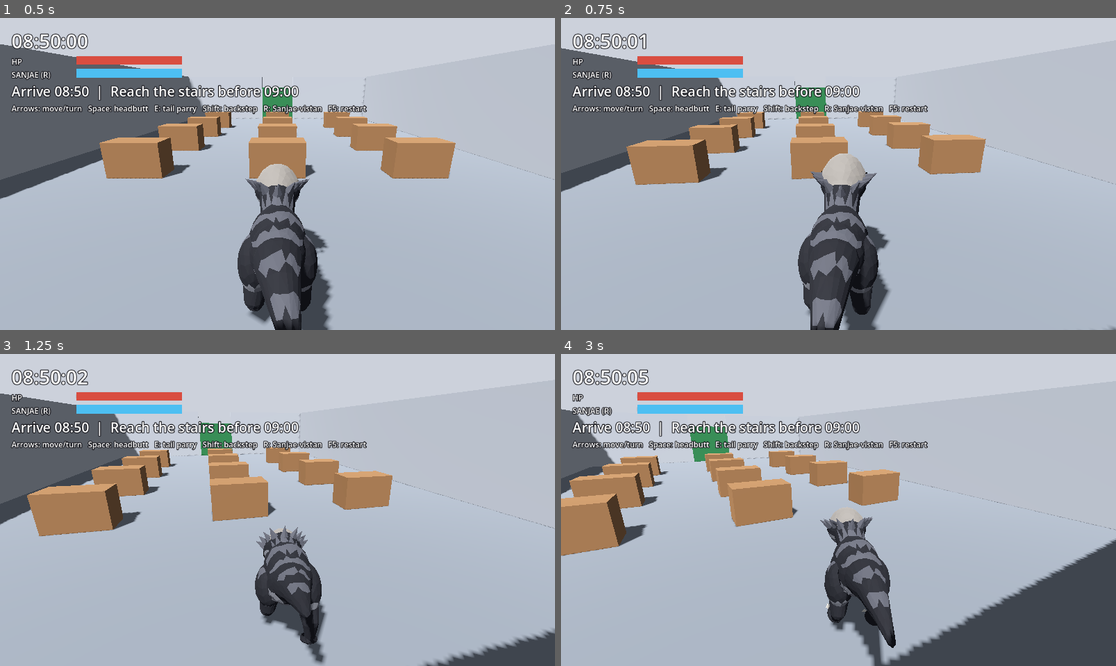
Above: before the commit, frames 1-4 (two rows, left to right).
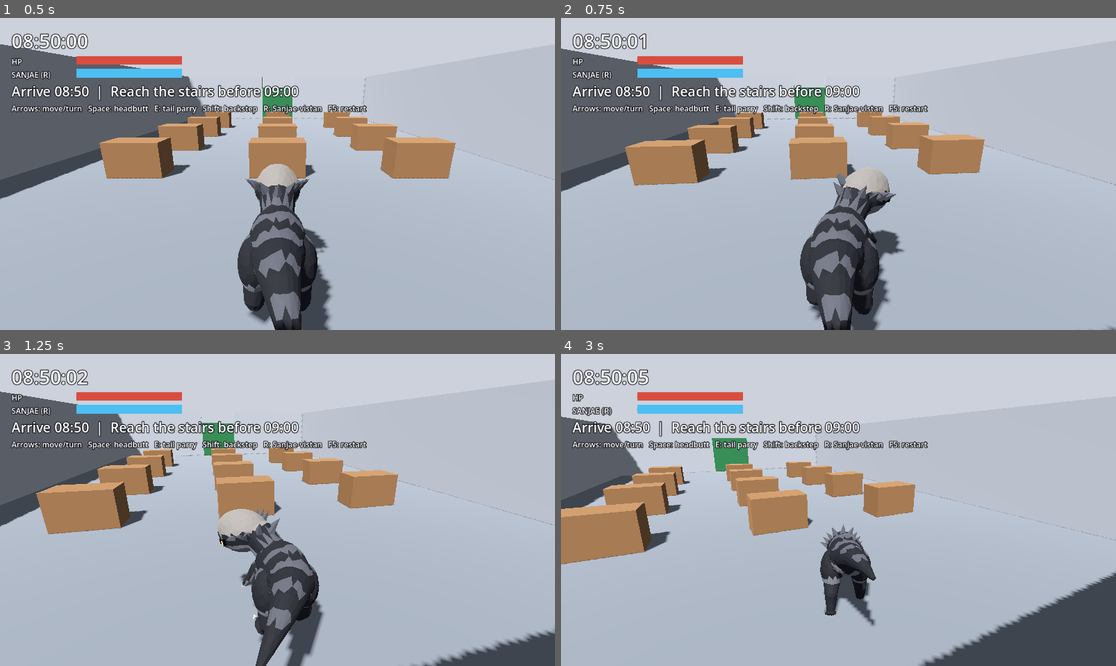
Above: after the commit, the same moments.

Repository: junhyeon-Lee/ram
Game: Godot game, scene res://game/main.tscn
Same seed, same stepped clock (60 frames per second), same inputs: the game is played once before the commit and once after it.
Inputs:
- Up to frame 1 (0.5 s): no input
- Up to frame 2 (0.75 s): hold Right (turn_right) from 0.53 s (still down); tap Space (attack) at 0.6 s
- Up to frame 3 (1.25 s): keep holding Right (turn_right); tap R (sanjae) at 0.8 s
- Up to frame 4 (3 s): release Right (turn_right) at 1.28 s; hold Shift (backstep) 1.28-2.03 s; tap R (sanjae) at 1.35, 2.3 s; tap Space (attack) at 1.55, 2.1 s; hold Right (turn_right) 2.03-2.78 s; hold Up (move_forward) from 2.78 s (still down); tap E (guard) at 2.85 s

Frame 1 is identical in both runs. In frame 2, 3.9% of the frame differs, in the area x 0-100%, y 9-100%; in frame 3, 6.9%; in frame 4, 16%, in the area x 0-100%, y 17-100%.

Commit message:
박치기 4종 번갈아 쓰기, 공중제비 패링, 히트스톱·화면 흔들림
레퍼런스(docs/references/motion.md)를 바탕으로:
- rig_dino.py: Attack_RearSlam(일어섰다 내리찍기)·Attack_LowCharge(낮은 돌진)·Attack_FlankButt(옆구리 들이받기)·Attack_Shove(세 번 밀어붙이기), 맞는 순간 목·꼬리 충격 흔들림. 공격 끝 자리에서 멈춤
- Parry_Tail 을 앞 공중제비로: 0.85m 도약, 몸을 말아 골반 뼈로 한 바퀴, 꼬리는 정점까지 접었다가 내리침, 착지 뒤 튕김
- player.gd: Space 마다 4종을 겹치지 않게 번갈아, 동작별 맞는 순간·세기, 판정을 돌머리 위치로, 맞은 쪽으로 날림. 밀어붙이기는 날리지 않고 밀고 감
- 히트스톱(0.035~0.10초)과 화면 흔들림(follow_camera.add_shake). 아무것도 안 맞으면 멈추지 않음
- smoke_test: 4종 각각 책상 맞히기(밀어붙이기는 3번에 부숨), 히트스톱·흔들림, 번갈아 쓰기 규칙, 공중제비(뒤집힘·0.85m 도약·카메라 고정·똑바로 착지). 3회 연속 PASS
- README·design.md·handoff.md 갱신, 동작 GIF와 플레이 녹화

Co-Authored-By: Claude Opus 5.5 <noreply@anthropic.com>
Claude-Session: https://claude.ai/code/session_01C18rXoeM23Pt4Ftw7Ktm52

Diff:
--- a/game/camera/follow_camera.gd
+++ b/game/camera/follow_camera.gd
@@ -12,6 +12,8 @@
 @export var wall_margin := 0.25       # 벽에 막히면 벽 안쪽으로 이만큼 띄운다
 
 var _yaw := 0.0
+var shake := 0.0                     # 화면 흔들림 세기 (m). 박치기가 맞으면 커졌다가 빠르게 줄어든다
+@export var shake_decay := 9.0
 
 
 func _ready() -> void:
@@ -31,6 +33,15 @@
 	global_position = _clear_of_walls(next)
 	var fwd := Vector3(-sin(_yaw), 0.0, -cos(_yaw))
 	look_at(target.global_position + fwd * look_ahead + Vector3.UP * look_height)
+	# 흔들림은 카메라 자리를 바꾸지 않고 화면만 흔든다 (다음 프레임 위치 계산에 쌓이지 않게)
+	h_offset = randf_range(-1.0, 1.0) * shake
+	v_offset = randf_range(-1.0, 1.0) * shake
+	shake = maxf(0.0, shake - shake * shake_decay * real_delta - 0.002)
+
+
+## 박치기가 맞았을 때 부른다. 세기는 더해지되 너무 커지지 않게 한다.
+func add_shake(amount: float) -> void:
+	shake = minf(shake + amount, 0.35)
 
 
 func _desired_position() -> Vector3:
--- a/game/player/player.gd
+++ b/game/player/player.gd
@@ -1,6 +1,6 @@
 ## Ram — 플레이어 조작
 ## 방향키: 위·아래 앞뒤 이동, 좌우 몸 돌리기 (카메라가 따라 돈다)
-## Space 박치기 · E 꼬리 패링 · Shift 백스텝 · R 산재비스탄(시간 감속)
+## Space 박치기(4종 번갈아) · E 공중제비 꼬리 패링 · Shift 백스텝 · R 산재비스탄(시간 감속)
 class_name RamPlayer
 extends CharacterBody3D
 
@@ -14,11 +14,18 @@
 @export var turn_speed_deg := 150.0   # 도/초
 @export var gravity := 20.0
 
-# 박치기 판정: 동작 시작 후 이 구간(초)에 머리 앞을 한 번 검사한다
-const HIT_WINDOW := Vector2(0.36, 0.52)
-const HIT_RADIUS := 0.75
-const HIT_REACH := 1.2
-const HIT_KICK := 6.5                 # 맞은 물체에 주는 속도 변화 (m/s, 무게와 상관없이)
+# 박치기 4종: Space 를 누를 때마다 넷이 겹치지 않게 번갈아 나온다 (docs/references/motion.md)
+const ATTACK_VARIANTS := ["Attack_RearSlam", "Attack_LowCharge", "Attack_FlankButt", "Attack_Shove"]
+# hits: 맞는 순간(동작 시작 후 초, Blender 프레임 기준 (f-1)/30), stop: 히트스톱(실제 초),
+# shake: 화면 흔들림 세기, kick: 맞은 물체에 주는 속도 변화(m/s, 무게와 상관없이), up: 위로 띄우는 비율(기본 0.35)
+const ATTACKS := {
+	"Attack_RearSlam": {"hits": [0.50], "stop": 0.10, "shake": 0.22, "kick": 8.0},
+	"Attack_LowCharge": {"hits": [0.333], "stop": 0.07, "shake": 0.15, "kick": 7.0},
+	"Attack_FlankButt": {"hits": [0.367], "stop": 0.06, "shake": 0.12, "kick": 6.5},
+	# 밀어붙이기는 날리지 않고 Ram 걸음(0.25m)만큼씩 밀고 간다: 약하게, 위로 띄우지 않게
+	"Attack_Shove": {"hits": [0.367, 0.633, 0.90], "stop": 0.035, "shake": 0.06, "kick": 1.6, "up": 0.0},
+}
+const HIT_RADIUS := 0.75              # 돌머리 둘레 판정 반지름
 
 # 산재비스탄: 주변(과 9시 시계)을 느리게, Ram 은 그대로. 쓸 때마다 체력이 조금 깎인다(산재).
 const SANJAE_SCALE := 0.3
@@ -33,8 +40,14 @@
 var _sanjae_left := 0.0
 var _state := State.MOVE
 var _action_time := 0.0
-var _hit_done := false
+var _hits_done := 0                   # 이번 동작에서 지나간 '맞는 순간' 수
 var _current_action := ""
+var _attack_bag: Array = []
+var _last_attack := ""
+var _hitstop_left := 0.0
+var hitstop_count := 0                # 점검용: 히트스톱이 걸린 횟수
+var _skeleton: Skeleton3D
+var _head_bone := -1
 
 var _model: Node3D
 var _anim: AnimationPlayer
@@ -65,6 +78,8 @@
 	# 대시·백스텝·패링은 root 뼈가 움직인다 → 그 움직임을 몸(CharacterBody) 이동으로 옮긴다
 	_anim.root_motion_track = NodePath("RamRig/Skeleton3D:root")
 	_anim.animation_finished.connect(_on_animation_finished)
+	_skeleton = _model.find_child("Skeleton3D", true, false)
+	_head_bone = _skeleton.find_bone("head")
 	for anim_name in _anim.get_animation_list():
 		var a := _anim.get_animation(anim_name)
 		for i in a.get_track_count():
@@ -83,11 +98,19 @@
 	else:
 		velocity.y = 0.0
 
-	match _state:
-		State.MOVE:
-			_move(real_delta)
-		State.ACTION:
-			_action(real_delta)
+	if _hitstop_left > 0.0:
+		# 히트스톱: 맞은 순간 Ram 의 동작·이동을 잠깐 멈춘다 (타격감)
+		_hitstop_left -= real_delta
+		velocity.x = 0.0
+		velocity.z = 0.0
+		if _hitstop_left <= 0.0:
+			_anim.speed_scale = _base_anim_speed()
+	else:
+		match _state:
+			State.MOVE:
+				_move(real_delta)
+			State.ACTION:
+				_action(real_delta)
 
 	# CharacterBody 는 엔진 delta 로 움직이므로, 느려진 만큼 속도를 키워 실제 속도를 지킨다
 	var v := velocity
@@ -114,7 +137,7 @@
 		_play("Idle")
 
 	if Input.is_action_just_pressed("attack"):
-		_start_action("Attack_Slam")
+		_start_action(_next_attack())
 	elif Input.is_action_just_pressed("backstep"):
 		_start_action("Backstep")
 	elif Input.is_action_just_pressed("guard"):
@@ -127,7 +150,7 @@
 	_state = State.ACTION
 	_current_action = anim_name
 	_action_time = 0.0
-	_hit_done = false
+	_hits_done = 0
 	_play(anim_name, 0.05)
 	_spin_prev = _root_yaw()
 	_visual_spin = 0.0
@@ -152,25 +175,58 @@
 	else:
 		rotate_y(dyaw)
 
-	if _current_action.begins_with("Attack") and not _hit_done \
-			and _action_time >= HIT_WINDOW.x and _action_time <= HIT_WINDOW.y:
-		_hit_done = true
-		_headbutt_hit()
-
-
-func _headbutt_hit() -> void:
-	var forward := -global_transform.basis.z
-	var center := global_position + forward * HIT_REACH + Vector3.UP * 0.8
+	var spec: Dictionary = ATTACKS.get(_current_action, {})
+	var hits: Array = spec.get("hits", [])
+	if _hits_done < hits.size() and _action_time >= hits[_hits_done]:
+		_hits_done += 1
+		_headbutt_hit(spec)
+
+
+## 다음 박치기: 네 가지를 섞어 한 바퀴씩 쓰고, 바로 앞과 같은 것은 연달아 나오지 않게 한다
+func _next_attack() -> String:
+	if _attack_bag.is_empty():
+		_attack_bag = ATTACK_VARIANTS.duplicate()
+		_attack_bag.shuffle()
+		if _attack_bag[0] == _last_attack:
+			_attack_bag.push_back(_attack_bag.pop_front())
+	_last_attack = _attack_bag.pop_front()
+	return _last_attack
+
+
+## 돌머리 둘레를 검사해 맞은 물체를 날린다. 하나라도 맞으면 히트스톱 + 화면 흔들림.
+func _headbutt_hit(spec: Dictionary) -> void:
+	var head := _skeleton.get_bone_global_pose(_head_bone)
+	# head 뼈는 목 끝에서 코끝 쪽으로 뻗는다. 돌머리 가운데는 뼈 시작점에서 조금 앞
+	var dome := _skeleton.global_transform * (head.origin + head.basis.y.normalized() * 0.25)
 	var query := PhysicsShapeQueryParameters3D.new()
 	var sphere := SphereShape3D.new()
 	sphere.radius = HIT_RADIUS
 	query.shape = sphere
-	query.transform = Transform3D(Basis(), center)
+	query.transform = Transform3D(Basis(), dome)
 	query.exclude = [get_rid()]
+	var kick: float = spec.get("kick", 6.5)
+	var landed := false
 	for hit in get_world_3d().direct_space_state.intersect_shape(query, 16):
 		var body: Object = hit.collider
 		if body.has_method("take_headbutt"):
-			body.take_headbutt(forward * HIT_KICK + Vector3.UP * HIT_KICK * 0.35)
+			# Ram 에서 맞은 물체 쪽으로 날린다 (옆구리 들이받기는 옆으로 날아간다)
+			var dir: Vector3 = (body.global_position - global_position) * Vector3(1, 0, 1)
+			if dir.length() < 0.01:
+				dir = -global_transform.basis.z
+			dir = dir.normalized()
+			body.take_headbutt(dir * kick + Vector3.UP * kick * float(spec.get("up", 0.35)))
+			landed = true
+	if landed:
+		_hitstop_left = spec.get("stop", 0.05)
+		hitstop_count += 1
+		_anim.speed_scale = 0.0
+		var cam := get_viewport().get_camera_3d()
+		if cam and cam.has_method("add_shake"):
+			cam.add_shake(spec.get("shake", 0.1))
+
+
+func _base_anim_speed() -> float:
+	return 1.0 / SANJAE_SCALE if _sanjae_left > 0.0 else 1.0
 
 
 func activate_sanjae() -> void:
@@ -179,7 +235,8 @@
 	sanjae_gauge = 0.0
 	_sanjae_left = SANJAE_REAL_SECONDS
 	Engine.time_scale = SANJAE_SCALE
-	_anim.speed_scale = 1.0 / SANJAE_SCALE
+	if _hitstop_left <= 0.0:
+		_anim.speed_scale = 1.0 / SANJAE_SCALE
 	hp = maxf(1.0, hp - SANJAE_HP_COST)   # 산재: 몸이 상한다 (끌려가지는 않음)
 	hp_changed.emit(hp)
 
@@ -190,7 +247,8 @@
 		if _sanjae_left <= 0.0:
 			_sanjae_left = 0.0
 			Engine.time_scale = 1.0
-			_anim.speed_scale = 1.0
+			if _hitstop_left <= 0.0:
+				_anim.speed_scale = 1.0
 	else:
 		sanjae_gauge = minf(1.0, sanjae_gauge + SANJAE_RECHARGE * real_delta)
 	sanjae_changed.emit(sanjae_gauge, _sanjae_left > 0.0)
--- a/tools/godot/smoke_test.gd
+++ b/tools/godot/smoke_test.gd
@@ -54,20 +54,65 @@
 				_check(dyaw > deg_to_rad(55) and dyaw < deg_to_rad(95), "turn left 0.5s (~75 deg, got %.1f)" % rad_to_deg(dyaw))
 				p.global_rotation.y = _mark.yaw   # 다시 정면으로
 				_next()
-		3:  # 책상 바로 앞으로 옮겨 박치기
-			if _t < 0.05:
-				p.global_position = Vector3(0, 0.05, 11.0 - 7.0 + 1.6)
-				p.global_rotation.y = 0.0
-				_mark.desk = _main.get_node("Desk_0_1")
-				_mark.desk_pos = _mark.desk.global_position
-			elif _t < 0.1:
-				Input.action_press("attack")
-			elif _t < 0.15:
-				Input.action_release("attack")
-			elif _t > 1.4:
-				var desk: Breakable = _mark.desk
-				_check(desk.hits == 1, "headbutt hits the desk once (hits=%d)" % desk.hits)
-				_check(desk.global_position.distance_to(_mark.desk_pos) > 0.3, "desk is knocked away")
+		3:  # 박치기 4종: Space 로 하나 나오는지 보고, 넷을 차례로 새 책상에 쳐 본다
+			var variants: Array = RamPlayer.ATTACK_VARIANTS
+			var vi: int = _mark.get("vi", -1)
+			var cam3: FollowCamera = _main.get_node("Camera")
+			_mark.max_shake = maxf(_mark.get("max_shake", 0.0), cam3.shake)
+			if vi == -1:
+				# Space 를 누르면 네 가지 중 하나가 나온다
+				if _t < 0.05:
+					Input.action_press("attack")
+				elif not _mark.has("space_checked"):
+					_mark.space_checked = true
+					Input.action_release("attack")
+					_check(p._current_action in variants, "Space plays one of the 4 headbutts (%s)" % p._current_action)
+				elif p._state == 0 and _t > 0.3:
+					_mark.vi = 0
+					_mark.v_start = _t
+					_mark.hitstops = p.hitstop_count
+					_mark.results = []
+			elif vi < variants.size():
+				var t0: float = _mark.v_start
+				if _t - t0 < 0.02 and not _mark.has("v_spawned_%d" % vi):
+					_mark["v_spawned_%d" % vi] = true
+					p.global_position = Vector3(5.6, 0.05, 2.0)
+					p.global_rotation.y = 0.0
+					_main._breakable("TestDesk%d" % vi, Vector3(1.4, 0.9, 0.8), Vector3(5.6, 0.45, 0.5), Color(0.6, 0.5, 0.4))
+					_mark.desk = _main.get_node("TestDesk%d" % vi)
+					p._start_action(variants[vi])
+				elif _t - t0 > 0.2 and p._state == 0 and p._hitstop_left <= 0.0:
+					var d = _mark.desk
+					var hits: int = 99 if not is_instance_valid(d) else d.hits
+					_mark.results.append([variants[vi], hits])
+					if is_instance_valid(d):
+						d.queue_free()
+					_mark.vi = vi + 1
+					_mark.v_start = _t
+			else:
+				for r in _mark.results:
+					var want := "breaks the desk (3 hits)" if r[0] == "Attack_Shove" else "hits the desk"
+					var ok: bool = r[1] == 99 if r[0] == "Attack_Shove" else r[1] >= 1
+					_check(ok, "%s %s (hits=%s)" % [r[0], want, "broken" if r[1] == 99 else str(r[1])])
+				_check(p.hitstop_count - _mark.hitstops >= 4, "hitstop on every landed hit (%d)" % (p.hitstop_count - _mark.hitstops))
+				_check(_mark.max_shake > 0.05, "camera shakes on impact (max %.2f)" % _mark.max_shake)
+				# 번갈아 쓰기: 연달아 같은 박치기가 없고, 네 번마다 네 가지가 다 나온다
+				var seq: Array = []
+				p._attack_bag.clear()   # 한 바퀴 경계에 맞춰 검사
+				for i in 16:
+					seq.append(p._next_attack())
+				var no_repeat := true
+				for i in range(1, seq.size()):
+					if seq[i] == seq[i - 1]:
+						no_repeat = false
+				var all_four := true
+				for k in range(0, 16, 4):
+					var chunk := {}
+					for x in seq.slice(k, k + 4):
+						chunk[x] = true
+					if chunk.size() != 4:
+						all_four = false
+				_check(no_repeat and all_four, "attacks rotate: no back-to-back repeat, all 4 every 4 presses")
 				_next()
 		4:  # 백스텝: 뒤(+Z)로 약 0.65m
 			if _t < 0.05:
@@ -82,28 +127,35 @@
 				var d: Vector3 = p.global_position - _mark.pos
 				_check(d.z > 0.45 and d.z < 0.85, "backstep moves back ~0.65m (dz=%.2f)" % d.z)
 				_next()
-		5:  # 꼬리 패링: 겉모습(모델)만 한 바퀴 돌고, 몸 방향과 카메라는 그대로
+		5:  # 공중제비 패링: 몸(골반)이 공중에서 한 바퀴 구르고, 몸 방향과 카메라는 그대로
 			var cam: Camera3D = _main.get_node("Camera")
+			var sk5: Skeleton3D = p._model.find_child("Skeleton3D", true, false)
+			var pel := sk5.get_bone_global_pose(sk5.find_bone("pelvis"))
 			if _t < 0.05:
 				_mark.yaw = p.global_rotation.y
 				_mark.cam_yaw = cam.global_rotation.y
+				_mark.pel_axis = pel.basis.y.normalized()
+				_mark.pel_y = pel.origin.y
+				_mark.min_dot = 1.0
+				_mark.max_lift = 0.0
+				_mark.max_body = 0.0
+				_mark.max_cam = 0.0
 			elif _t < 0.1:
 				Input.action_press("guard")
 			elif _t < 0.15:
 				Input.action_release("guard")
-			elif _t > 0.5 and not _mark.has("mid_model"):
-				_mark.mid_model = p._model.rotation.y
-				_mark.mid_body = p.global_rotation.y
-				_mark.mid_cam = cam.global_rotation.y
-			elif _t > 1.4:
-				var spin := absf(wrapf(_mark.mid_model - PI, -PI, PI))
-				var body := absf(wrapf(_mark.mid_body - _mark.yaw, -PI, PI))
-				var cam_turn := absf(wrapf(_mark.mid_cam - _mark.cam_yaw, -PI, PI))
-				var end := absf(wrapf(p._model.rotation.y - PI, -PI, PI))
-				_check(spin > deg_to_rad(60), "parry spins the model (mid %.0f deg)" % rad_to_deg(spin))
-				_check(body < deg_to_rad(1), "parry keeps body facing (%.2f deg)" % rad_to_deg(body))
-				_check(cam_turn < deg_to_rad(1), "camera does not turn during parry (%.2f deg)" % rad_to_deg(cam_turn))
-				_check(end < deg_to_rad(1), "model back to front after parry (%.2f deg)" % rad_to_deg(end))
+			elif _t < 1.3:
+				_mark.min_dot = minf(_mark.min_dot, pel.basis.y.normalized().dot(_mark.pel_axis))
+				_mark.max_lift = maxf(_mark.max_lift, pel.origin.y - _mark.pel_y)
+				_mark.max_body = maxf(_mark.max_body, absf(wrapf(p.global_rotation.y - _mark.yaw, -PI, PI)))
+				_mark.max_cam = maxf(_mark.max_cam, absf(wrapf(cam.global_rotation.y - _mark.cam_yaw, -PI, PI)))
+			else:
+				_check(_mark.min_dot < -0.5, "parry flips the body over (pelvis axis dot %.2f)" % _mark.min_dot)
+				_check(_mark.max_lift > 0.5, "parry jumps into the air (%.2fm)" % _mark.max_lift)
+				_check(_mark.max_body < deg_to_rad(1), "parry keeps body facing (%.2f deg)" % rad_to_deg(_mark.max_body))
+				_check(_mark.max_cam < deg_to_rad(1), "camera does not turn during parry (%.2f deg)" % rad_to_deg(_mark.max_cam))
+				var end_dot := pel.basis.y.normalized().dot(_mark.pel_axis)
+				_check(end_dot > 0.99, "lands upright after parry (dot %.3f)" % end_dot)
 				_next()
 		6:  # 산재비스탄: 엔진·시계가 느려지고, Ram 은 실제 속도 유지, 체력이 깎임
 			if not _mark.has("sanjae_pressed"):
Binary file changed: assets/characters/ram/ram_rigged.glb
Binary file added: docs/renders/latest/anim_attack_flankbutt.gif
Binary file added: docs/renders/latest/anim_attack_flankbutt_12.png
Binary file removed: docs/renders/latest/anim_attack_hook.gif
Binary file removed: docs/renders/latest/anim_attack_hook_14.png
Binary file added: docs/renders/latest/anim_attack_lowcharge.gif
Binary file added: docs/renders/latest/anim_attack_lowcharge_11.png
Binary file added: docs/renders/latest/anim_attack_rearslam.gif
Binary file added: docs/renders/latest/anim_attack_rearslam_12.png
Binary file added: docs/renders/latest/anim_attack_rearslam_16.png
Binary file added: docs/renders/latest/anim_attack_shove.gif
Binary file added: docs/renders/latest/anim_attack_shove_28.png
(and 15 more such lines)
